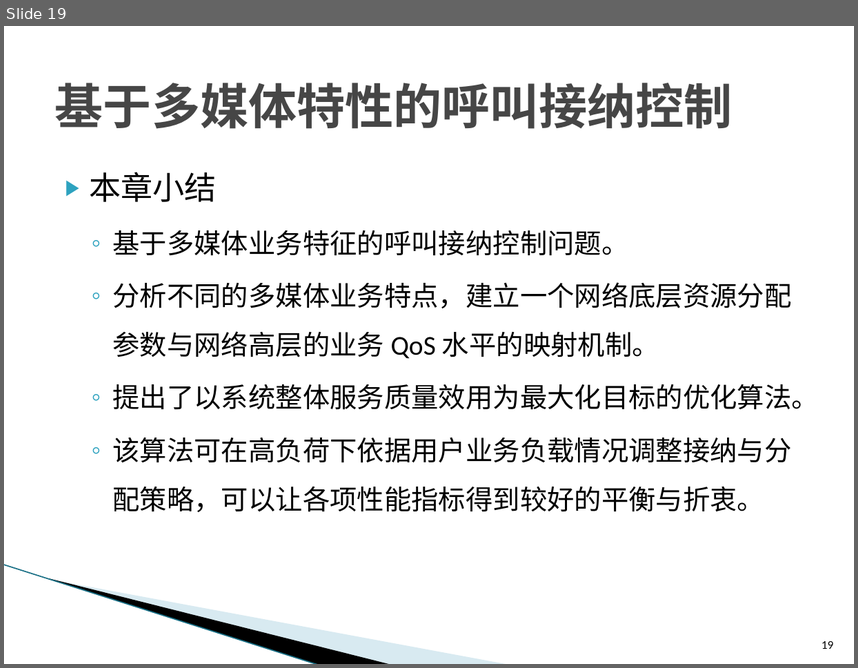
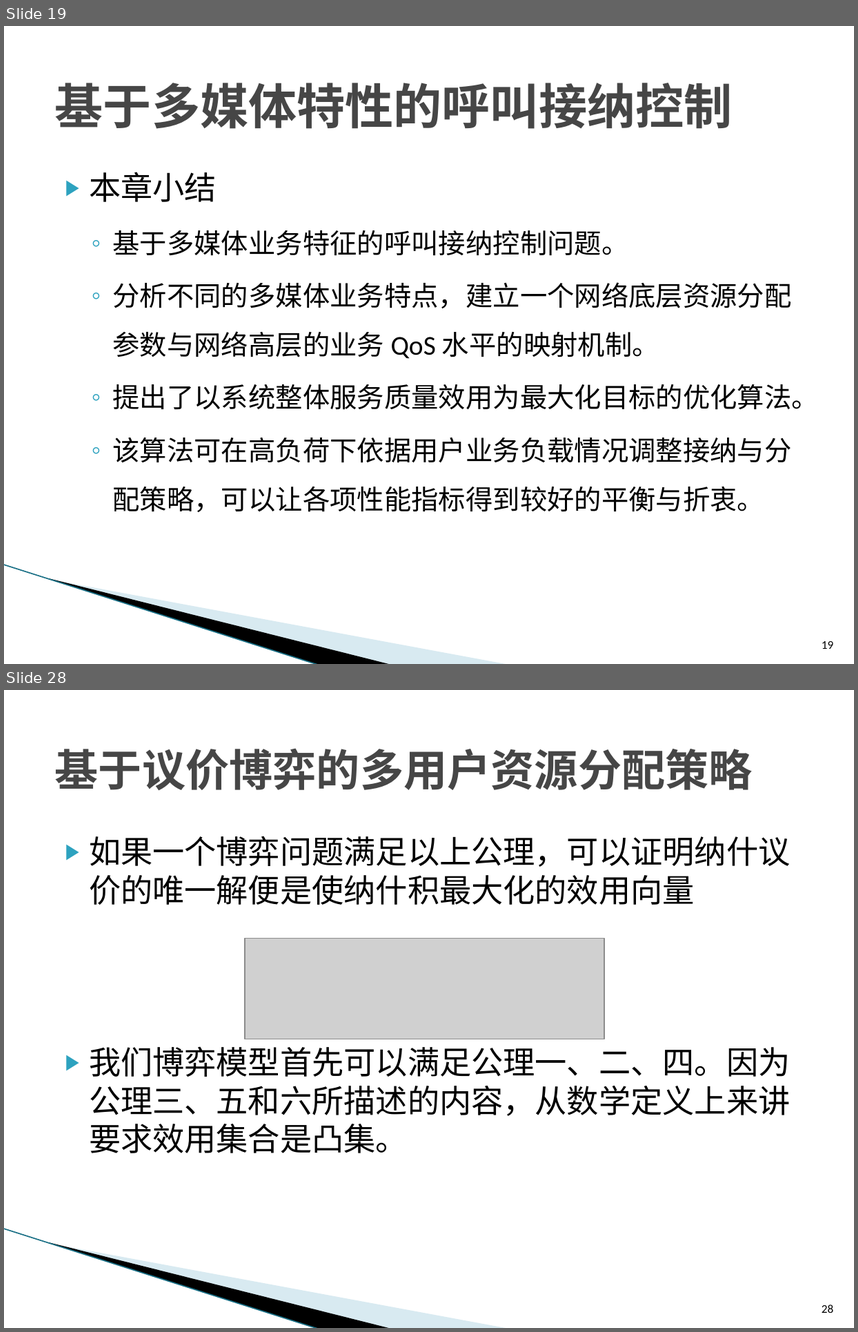
Before and after one commit to ZhiweiYAN/yzw_thesis, a slide deck: defense_phd.pptx. Shown one above the other, each under a label of ours: slide 19 before the commit, slides 19 and 28 after it; the slides between them are not shown. The pictures are 858x668 and 858x1332 pixels, drawn with LibreOffice and Linux fonts; fonts in the diff are those of the drawing; grey boxes stand for pictures; background and template pictures are left out. Boxes give left, top, right and bottom in pixels: in the first picture for what was removed or moved away, otherwise in the second. Text is boxed around its words. In the diff, an @@ line names an element or a change of style, - is before the commit and + after.

```diff
--- a/defense_phd.pptx
+++ b/defense_phd.pptx
@@ slide 28 added at box(4, 690, 854, 1328), background #FFFFFF; not listed: 3 template elements that a slide beside it also shows @@
@@ title added at box(55, 748, 753, 791), 36.9 pt, text #464646, bold @@
+基于议价博弈的多用户资源分配策略
@@ text added at box(89, 836, 790, 1153), 27 pt, text #000000 @@
+▶ 如果一个博弈问题满足以上公理，可以证明纳什议价的唯一解便是使纳什积最大化的效用向量
+▶ 我们博弈模型首先可以满足公理一、二、四。因为公理三、五和六所描述的内容，从数学定义上来讲要求效用集合是凸集。
@@ picture added at box(245, 938, 604, 1039) @@
@@ page number added at box(822, 1304, 833, 1312), 10 pt, text #000000 @@
+28
```
Also in this commit, not shown: 2 slides changed, 20 other slides added, 1 other file.
